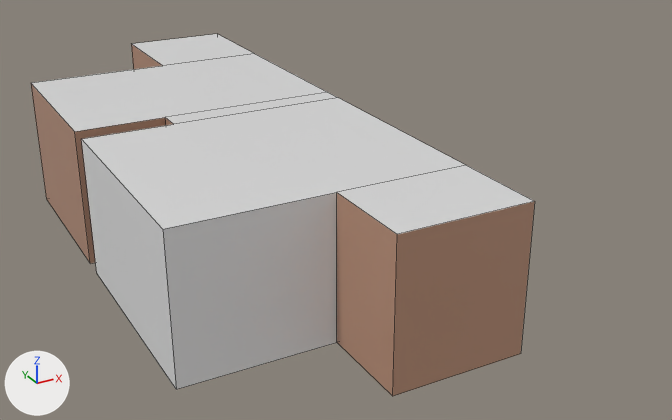
The Blender file PETS ARE DYING Project/Assets/3dModels/MainCharacter house/house.blend, before and after one commit.
Camera for both pictures: a 50 mm camera at (-11.7, -31.8, 16.0) aimed at (4.7, -1.9, 1.1). Lighting does not change. The marker at lower left points along +X, +Y and +Z. Mesh edges are drawn as thin lines.
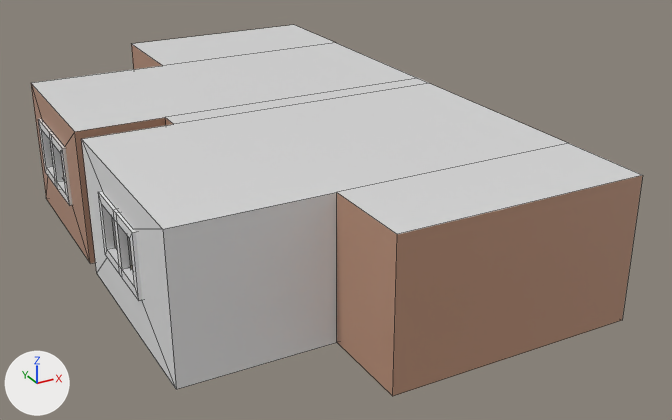
The change, as a diff of the scene's bpy script:
```diff
--- a/PETS ARE DYING Project/Assets/3dModels/MainCharacter house/house.blend.py
+++ b/PETS ARE DYING Project/Assets/3dModels/MainCharacter house/house.blend.py
@@ me_cube @@
 # used by ob_cube; location = (0.0, 0.0, 0.0)
-me_cube.from_pydata(...)  # 32 vertices, 21 faces; spans x -4.7..5.6, y -12.4..12.3, z -0.1..5.2
+me_cube.from_pydata(...)  # 40 vertices, 27 faces; spans x -4.7..10.0, y -12.4..12.3, z -0.1..5.2
+# me_cube part 1
+# 2 faces are deleted
+# 12 vertices in x 5.6, y -12.4..12.3, z -0.1..5.2 move by (4.4, 0.0, 0.0)
+# 8 vertices are added at x -4.7, y -6.0..6.3, z 1.7..4.0
+# 4 new faces join them, mat_house_hallwall (brown #be9279)
+# 4 new faces join them, mat_house_kitchenwall (white #e7e7e7)
 me_cube.materials.append(mat_house_hallwall)
@@ me_cubo_001 @@
+me_cubo_001.from_pydata(...)  # 32 vertices, 34 faces; spans x -0.15..0.15, y -1.98..2.09, z -1.36..1.0
@@ ob_window2 @@
+ob_window2 = bpy.data.objects.new('Window2', me_cubo_001)
+ob_window2.location = (-4.63, -4.43, 3.01)
+ob_window2.scale = (1.0, 0.916, 1.0)
@@ ob_window @@
+ob_window = bpy.data.objects.new('Window', me_cubo_001.copy())
+ob_window.location = (-4.63, 4.34, 3.01)
```

Where the change shows, as pixel boxes [x1, y1, x2, y2] in the pictures (672 x 420 px):
'Cube', reshaped (21% wider): before [31, 34, 535, 396]; after [31, 25, 643, 396]
'Window2', added: after [98, 191, 142, 301]
'Window', added: after [38, 119, 72, 206]
